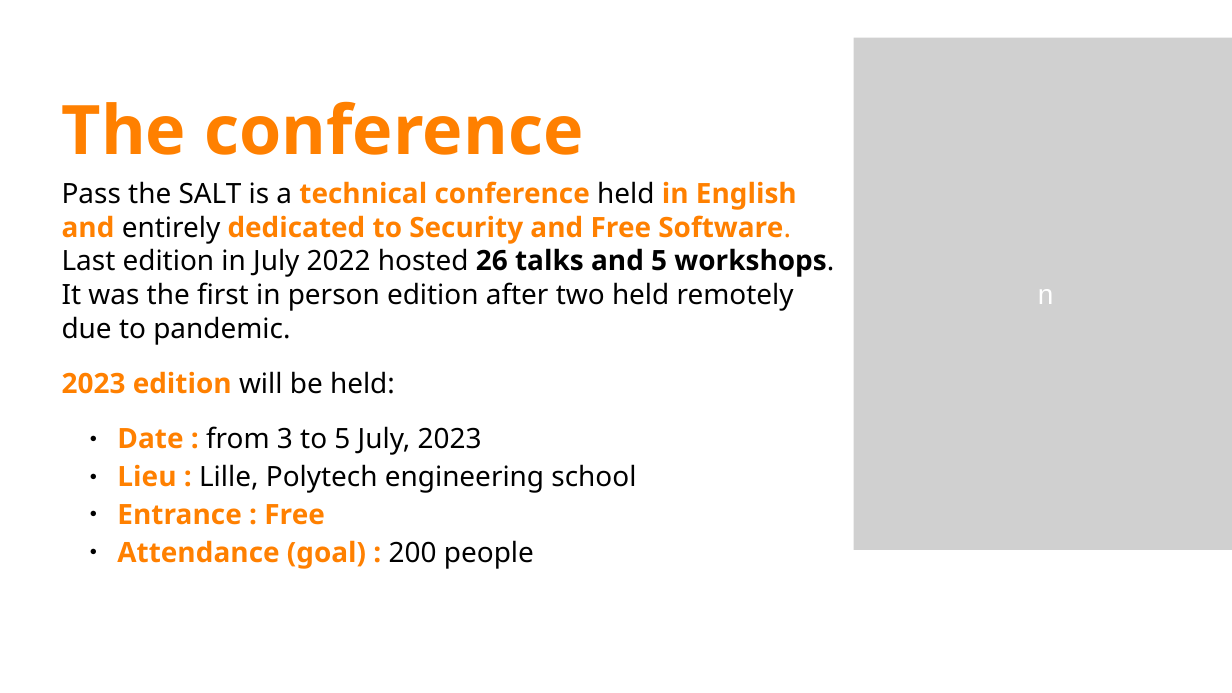
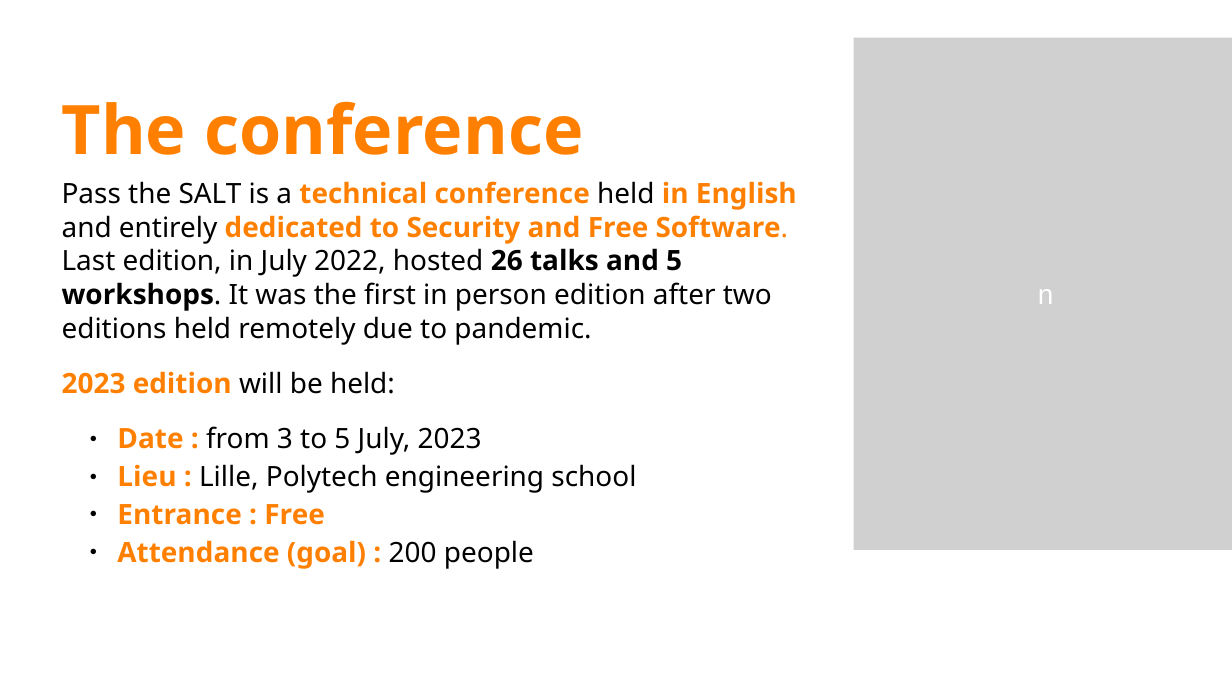
Before and after one commit to pass-the-salt/2023-communication, a slide deck: slide 2 of sponsoring/dossier-sponsoring-EN-2023.odp. Drawn at 1232x693 pixels with LibreOffice and Linux fonts; fonts in the diff are those of the drawing; grey boxes stand for pictures; background and template pictures are left out. Boxes give left, top, right and bottom in pixels: in the first picture for what was removed or moved away, otherwise in the second. Text is boxed around its words. In the diff, an @@ line names an element or a change of style, - is before the commit and + after.

```diff
--- a/sponsoring/dossier-sponsoring-EN-2023.odp
+++ b/sponsoring/dossier-sponsoring-EN-2023.odp
@@ text at <box>62,181,797,345</box>: text changed @@
-Pass the SALT is a technical conference held in English and entirely dedicated to Security and Free Software. Last edition in July 2022 hosted 26 talks and 5 workshops. It was the first in person edition after two held remotely due to pandemic.
+Pass the SALT is a technical conference held in English and entirely dedicated to Security and Free Software. Last edition, in July 2022, hosted 26 talks and 5 workshops. It was the first in person edition after two editions held remotely due to pandemic.
```
Also in this commit, not shown: 4 other slides changed, 1 other file.
